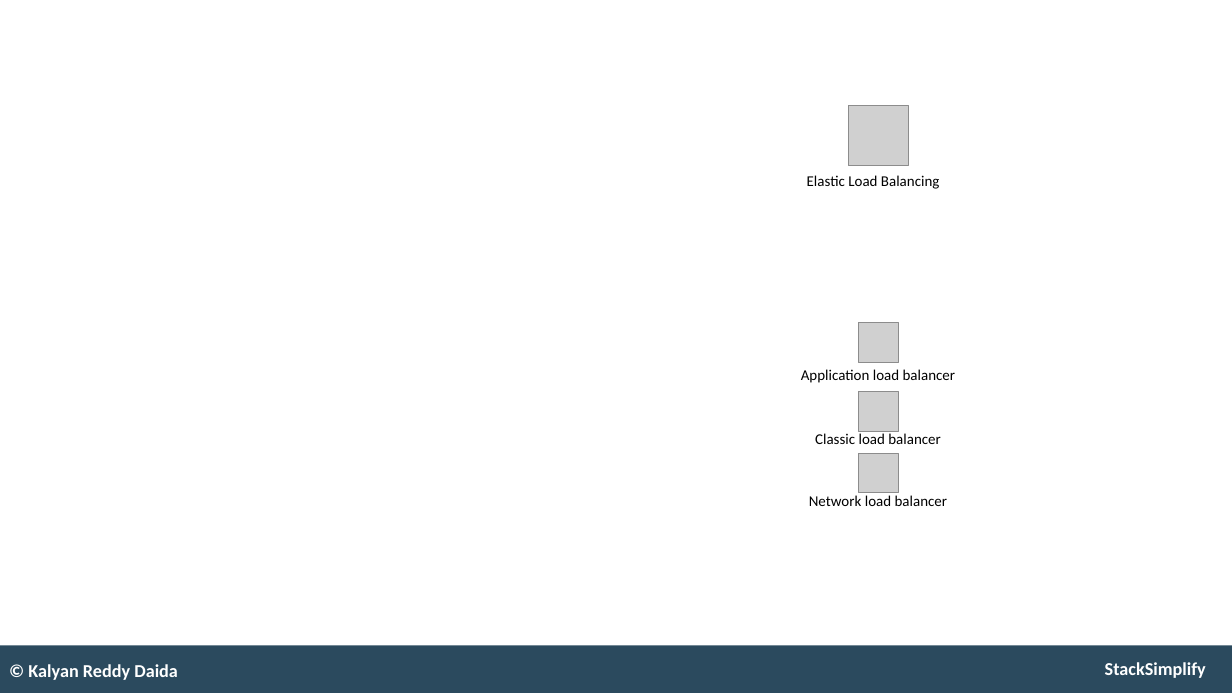
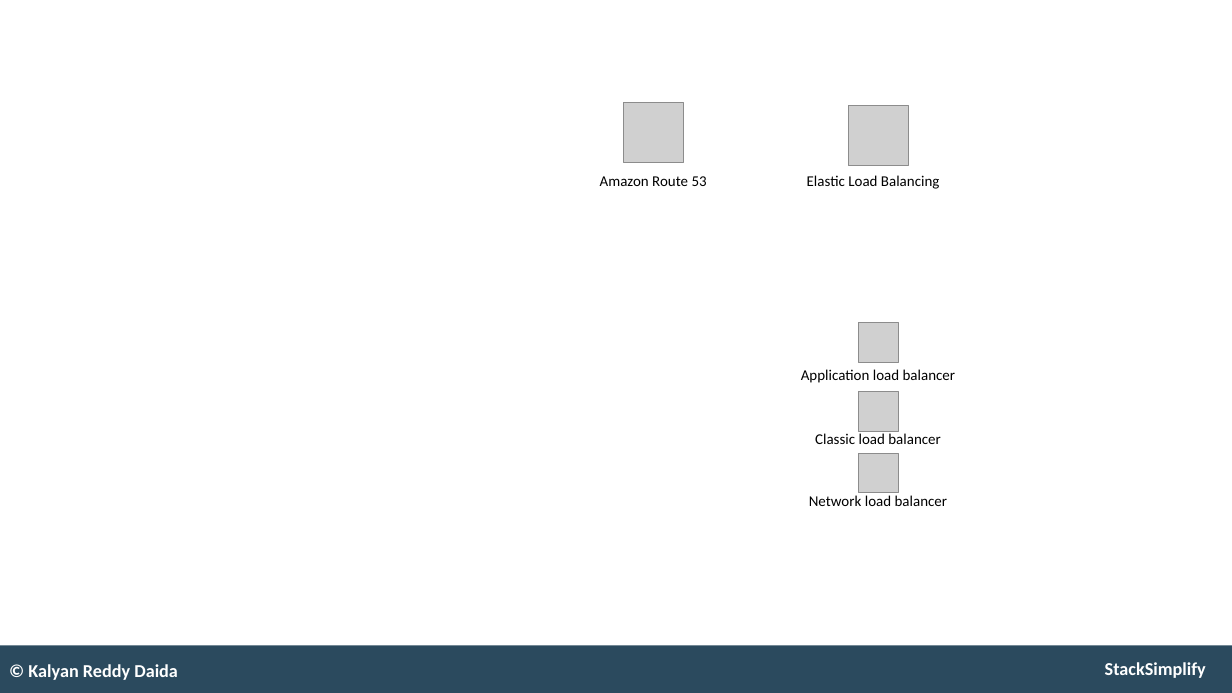
Before and after one commit to stacksimplify/aws-eks-kubernetes-masterclass, a slide deck: slide 77 of presentation/AWS-Fargate-and-EKS-Masterclass.pptx (slide 76 before the commit). Drawn at 1232x693 pixels with LibreOffice and Linux fonts; fonts in the diff are those of the drawing; grey boxes stand for pictures. Boxes give left, top, right and bottom in pixels: in the first picture for what was removed or moved away, otherwise in the second. Text is boxed around its words. In the diff, an @@ line names an element or a change of style, - is before the commit and + after.

```diff
--- a/presentation/AWS-Fargate-and-EKS-Masterclass.pptx
+++ b/presentation/AWS-Fargate-and-EKS-Masterclass.pptx
@@ picture added at [624,102,684,162] @@
@@ text added at [600,176,707,186], 14 pt, text #000000 @@
+Amazon Route 53
```
Also in this commit, not shown: 2 other slides changed, 2 slides added, 59 other files.
